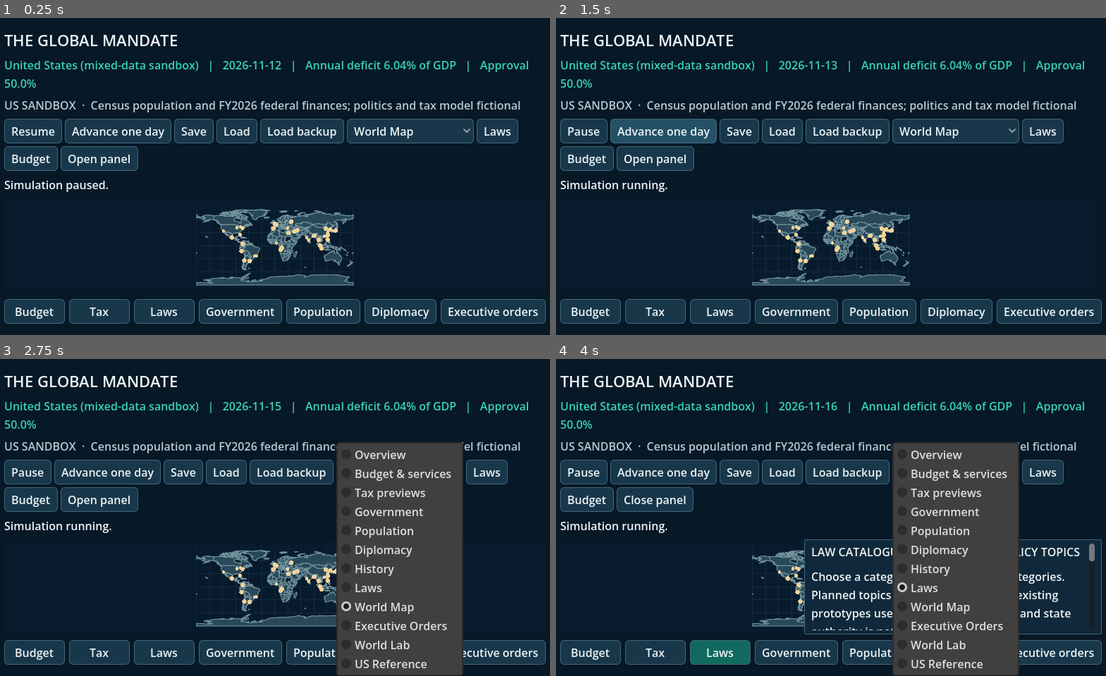
Above: before the commit, frames 1-4 (two rows, left to right).
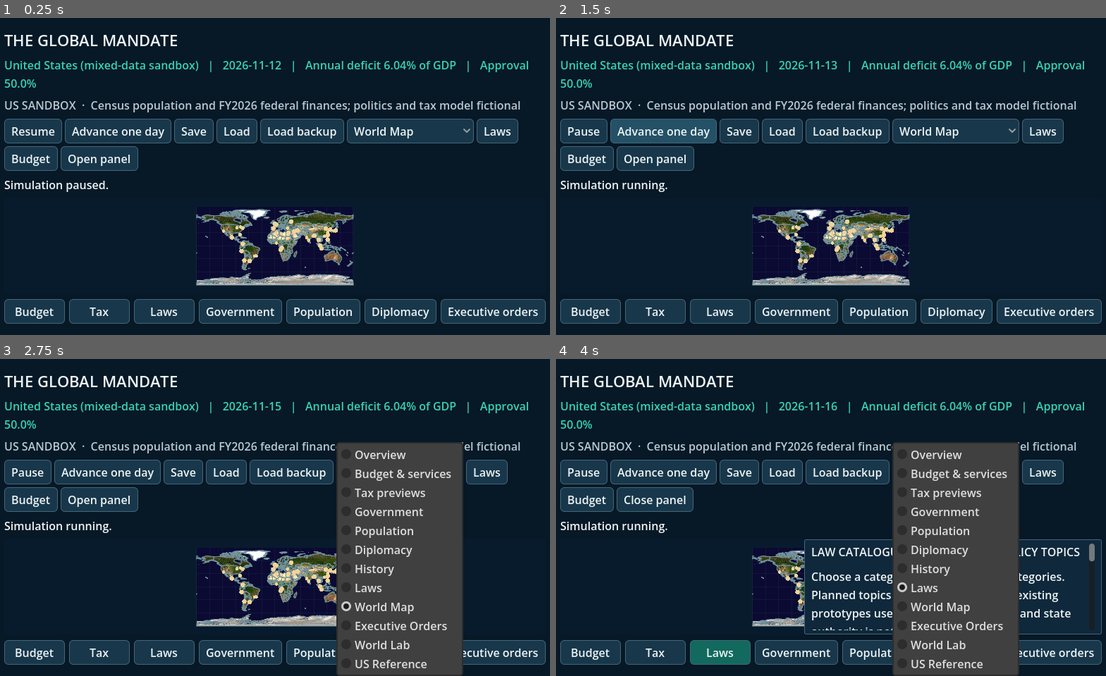
Above: after the commit, the same moments.

Repository: bhavishyadash/the-global-mandate
Game: Godot game, scene res://main.tscn
Two runs of this game, one before a commit and one after it. Both use one fixed random seed, a clock stepped at 60 frames per second and the inputs below.
Inputs:
- Up to frame 1 (0.25 s): no input
- Up to frame 2 (1.5 s): click "Resume" at 0.5 s; click "Advance one day" at 1.25 s
- Up to frame 3 (2.75 s): click "World Map" at 2 s
- Up to frame 4 (4 s): click "Laws" at 2.75 s; click "Laws" at 3.5 s

The runs differ from the first frame. In frame 1, 1.7% of the frame differs, in the area x 35-65%, y 60-85%; in frame 2, 1.7%; in frame 3, 1.5%; in frame 4, 0.4%.

Commit message:
Session 125: add satellite terrain map

Diff:
--- a/ui/world_map.gd
+++ b/ui/world_map.gd
@@ -6,6 +6,7 @@
 signal hover_changed(text: String)
 signal zoom_changed(value: float)
 
+const TERRAIN_TEXTURE = preload("res://data/map/blue_marble_3840.jpg")
 const DATA_PATH := "res://data/map/world_110m.json"
 const OCEAN := Color("081b2d")
 const LAND := Color("294859")
@@ -100,11 +101,14 @@
 	if size.x <= 6.0 or size.y <= 6.0:
 		return
 	draw_rect(Rect2(Vector2.ZERO, size), OCEAN)
+	var map_width := _map_width() * map_zoom
+	var terrain_rect := Rect2(unit_to_screen(Vector2(-0.5, -0.5)), Vector2(map_width, map_width / 2.0))
+	draw_texture_rect(TERRAIN_TEXTURE, terrain_rect, false)
 	if not load_error.is_empty():
 		draw_string(ThemeDB.fallback_font, Vector2(18, 30), load_error, HORIZONTAL_ALIGNMENT_LEFT, -1, 16, Color.WHITE)
 		return
 	# Subtle geographic graticule and frame make the flat map readable at zoom.
-	var grid := Color(0.25, 0.50, 0.56, 0.16)
+	var grid := Color(0.45, 0.65, 0.68, 0.08)
 	for longitude in range(-180, 181, 30):
 		draw_line(unit_to_screen(Vector2(longitude / 360.0, -0.5)), unit_to_screen(Vector2(longitude / 360.0, 0.5)), grid, 1.0)
 	for latitude in range(-60, 61, 30):
@@ -126,7 +130,10 @@
 						projected.append(unit_to_screen(point))
 					# Projection and pixel precision can collapse tiny rings.
 					if not Geometry2D.triangulate_polygon(projected).is_empty():
-						draw_colored_polygon(projected, country_fill_color(country.id))
+						var overlay := country_fill_color(country.id)
+						overlay.a = 0.48 if layer_mode == 1 else (0.38 if country.id == selected_id else (0.23 if country.id == hovered_id else 0.0))
+						if overlay.a > 0.0:
+							draw_colored_polygon(projected, overlay)
 				screen.append(screen[0])
 				draw_polyline(screen, Color("a9ebdf") if country.id == selected_id else BORDER, 1.6 if country.id == selected_id else 1.0, true)
 	var labels: Array[Rect2] = []
Binary file added: data/map/blue_marble_3840.jpg
Not shown, added: data/map/blue_marble_3840.jpg.import
Not shown, changed: docs/GAME_DEVELOPMENT_REPORT.md
Not shown, added: docs/SESSION_125.md
